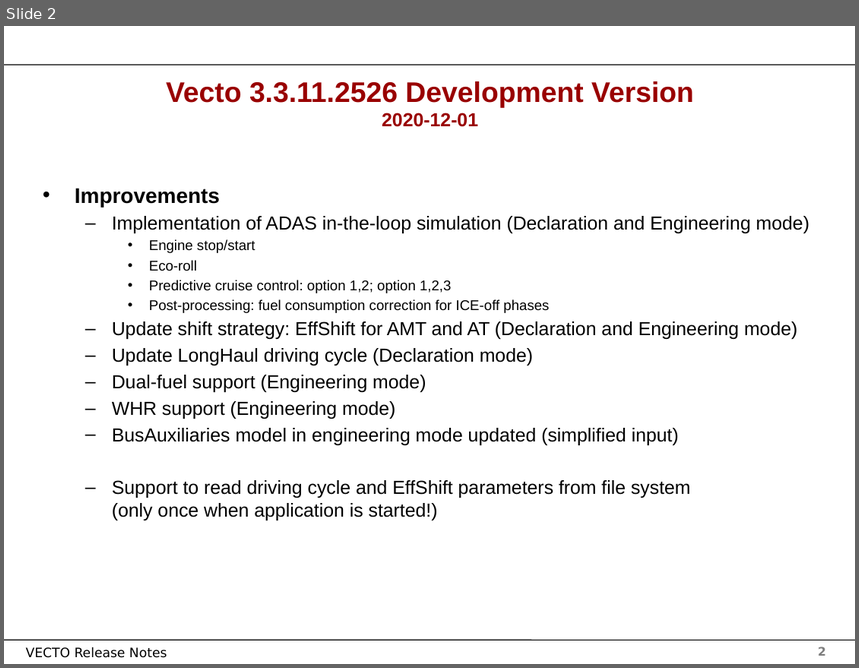
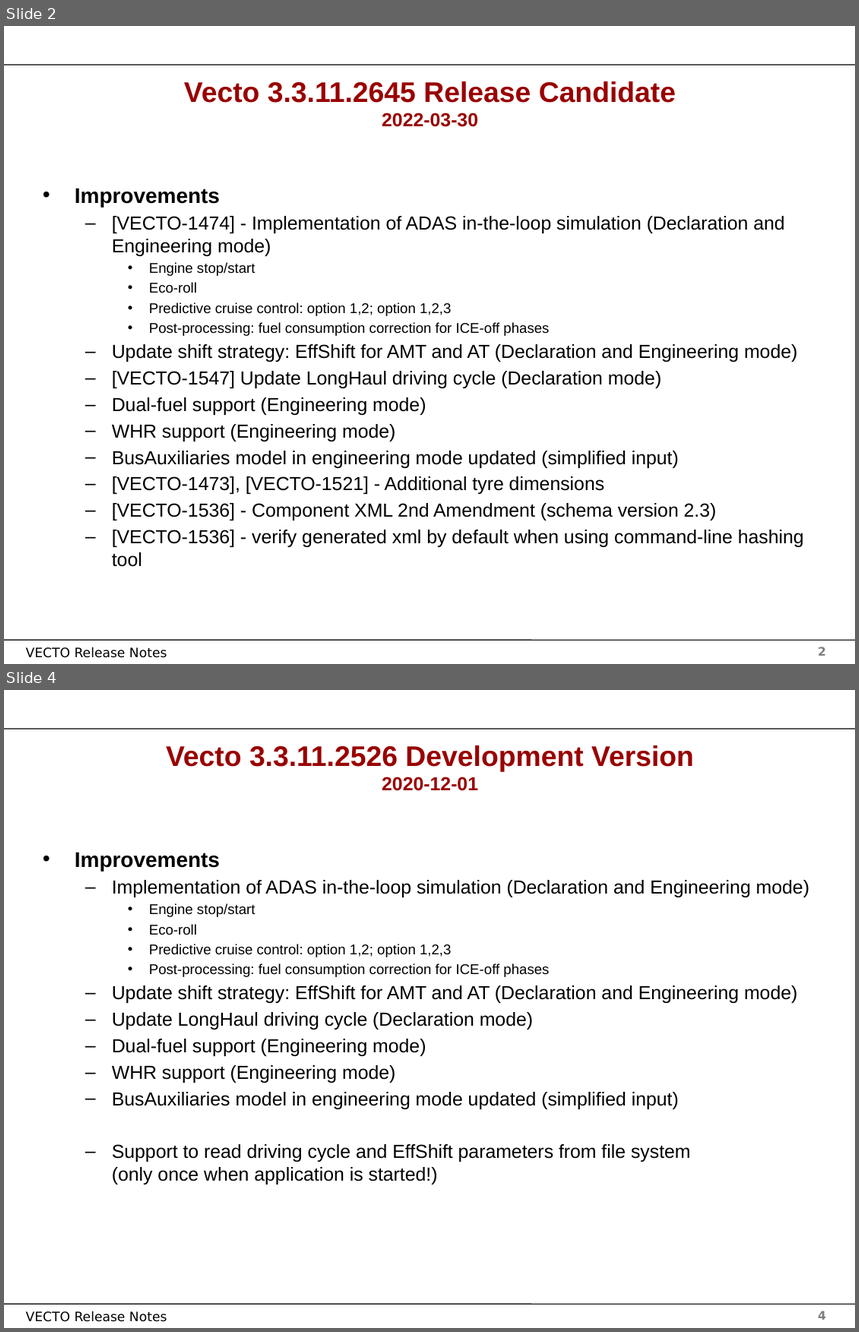
Before and after one commit to mohgsaad-art/VECTO, a slide deck: Documentation/User Manual Source/Release Notes Vecto3.x.pptx. Shown one above the other, each under a label of ours: slide 2 before the commit, slides 2 and 4 after it; the slides between them are not shown. The pictures are 859x668 and 859x1332 pixels, drawn with LibreOffice and Linux fonts; fonts in the diff are those of the drawing; background and template pictures are left out. Boxes give left, top, right and bottom in pixels: in the first picture for what was removed or moved away, otherwise in the second. Text is boxed around its words. In the diff, an @@ line names an element or a change of style, - is before the commit and + after.

Commit message:
preparing new release: updating changelog, version number, usermanual (some equations did not compile with new toolchain), release report, new vehicles to show PCC and EcoRoll FC

```diff
--- a/Documentation/User Manual Source/Release Notes Vecto3.x.pptx
+++ b/Documentation/User Manual Source/Release Notes Vecto3.x.pptx
@@ slide 2 added at <box>4,26,855,664</box>, background #FFFFFF; not listed: 4 template elements that a slide beside it also shows @@
@@ title added at <box>184,81,676,127</box>, 24 pt, text #990000, bold @@
+Vecto 3.3.11.2645 Release Candidate
+2022-03-30
@@ text added at <box>75,188,804,567</box>, 16 pt, text #000000 @@
+• Improvements
+  – [VECTO-1474] - Implementation of ADAS in-the-loop simulation (Declaration and Engineering mode)
+    • Engine stop/start
+    • Eco-roll
+    • Predictive cruise control: option 1,2; option 1,2,3
+    • Post-processing: fuel consumption correction for ICE-off phases
+  – Update shift strategy: EffShift for AMT and AT (Declaration and Engineering mode)
+  – [VECTO-1547] Update LongHaul driving cycle (Declaration mode)
+  – Dual-fuel support (Engineering mode)
+  – WHR support (Engineering mode)
+  – BusAuxiliaries model in engineering mode updated (simplified input)
+  – [VECTO-1473], [VECTO-1521] - Additional tyre dimensions
+  – [VECTO-1536] - Component XML 2nd Amendment (schema version 2.3)
+  – [VECTO-1536] - verify generated xml by default when using command-line hashing tool
@@ what was slide 2 is now slide 4 @@
@@ page number at <box>818,1311,826,1320</box>: text changed @@
-2
+4
```
Also in this commit, not shown: 1 slide changed, 1 other slide added, 23 other files.
